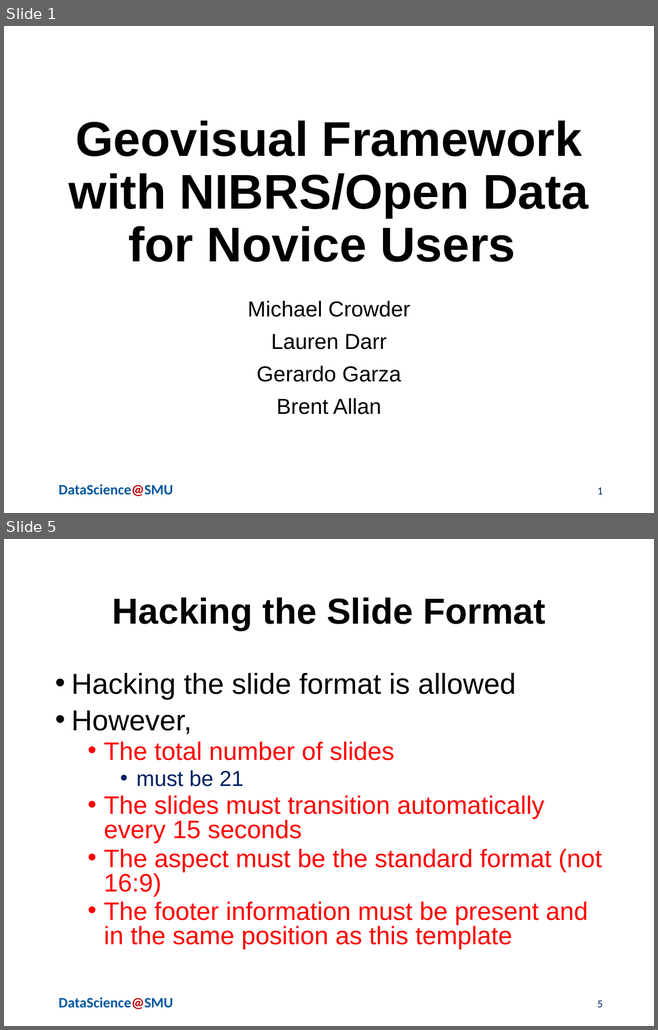
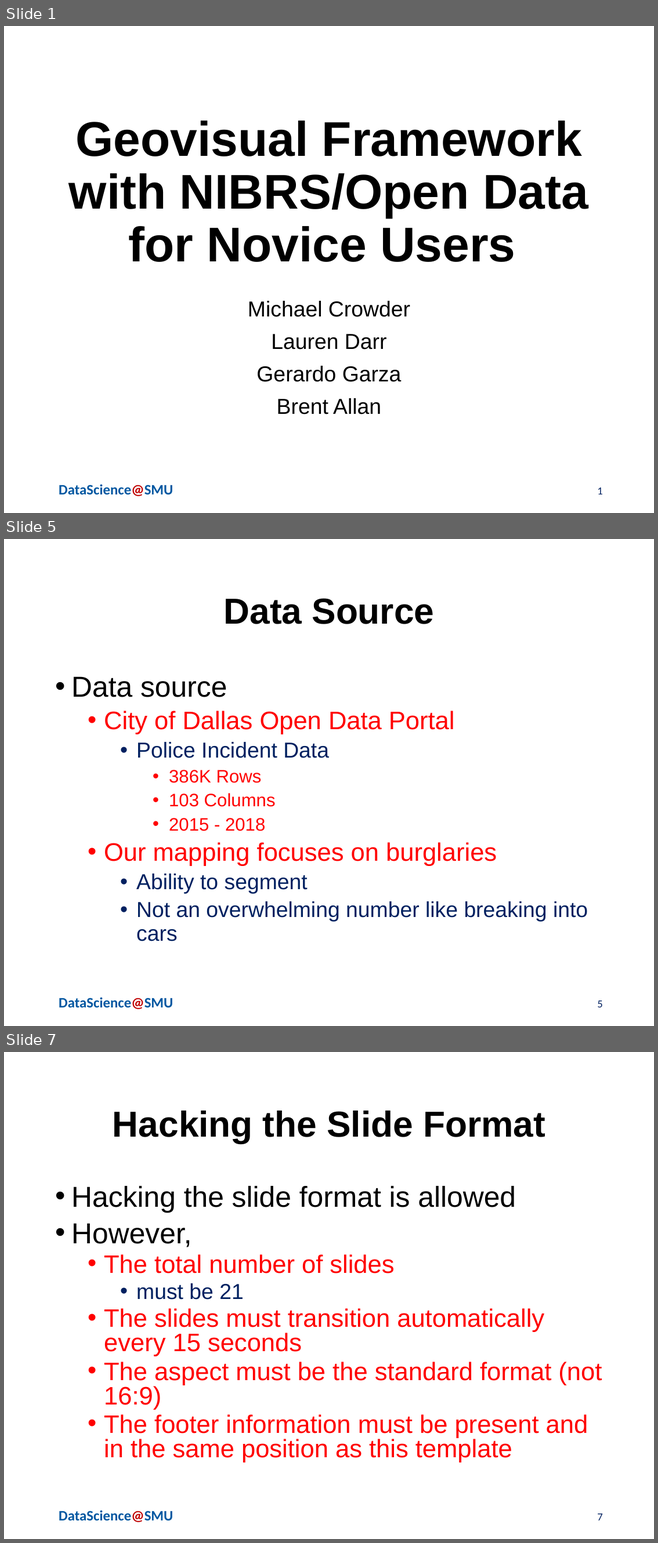
Before and after one commit to Laurendarr4/Capstone-Project-SMU, a slide deck: MSDSPresentationTemplate.pptx. Shown one above the other, each under a label of ours: slides 1 and 5 before the commit, slides 1, 5 and 7 after it; the slides between them are not shown. The pictures are 658x1030 and 658x1543 pixels, drawn with LibreOffice and Linux fonts; fonts in the diff are those of the drawing; background and template pictures are left out. Boxes give left, top, right and bottom in pixels: in the first picture for what was removed or moved away, otherwise in the second. Text is boxed around its words. In the diff, an @@ line names an element or a change of style, - is before the commit and + after.

```diff
--- a/MSDSPresentationTemplate.pptx
+++ b/MSDSPresentationTemplate.pptx
@@ slide 5 added at bbox=[4, 539, 654, 1026], background #FFFFFF; not listed: 1 template element that a slide beside it also shows @@
@@ title added at bbox=[224, 598, 434, 624], 40 pt, text #000000, bold @@
+Data Source
@@ text added at bbox=[71, 676, 587, 942], 24 pt, text #FF0000 @@
+• Data source
+  • City of Dallas Open Data Portal
+    • Police Incident Data
+      • 386K Rows
+      • 103 Columns
+      • 2015 - 2018
+  • Our mapping focuses on burglaries
+    • Ability to segment
+    • Not an overwhelming number like breaking into cars
@@ page number added at bbox=[597, 1001, 602, 1008], 12 pt, text #002060 @@
+5
@@ what was slide 5 is now slide 7 @@
@@ page number at bbox=[597, 1514, 602, 1521]: text changed @@
-5
+7
```
Also in this commit, not shown: 1 slide changed, 3 other slides added, 4 slides removed.
